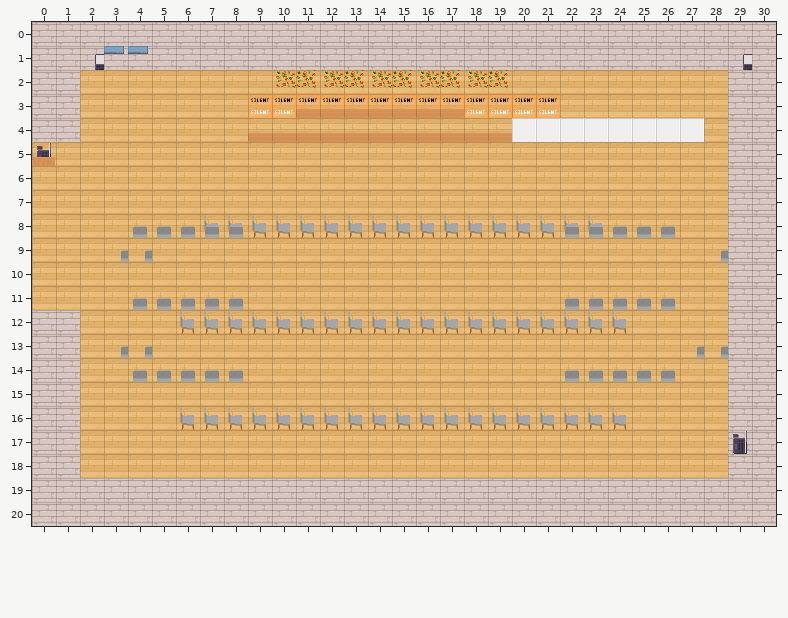
Tiled map (JSON): workadventure/maps/cinema.tmj. The picture above is the old version.
Cells are 32x32 px. Shown: x 0..30, y 0..20.
Now the later version:
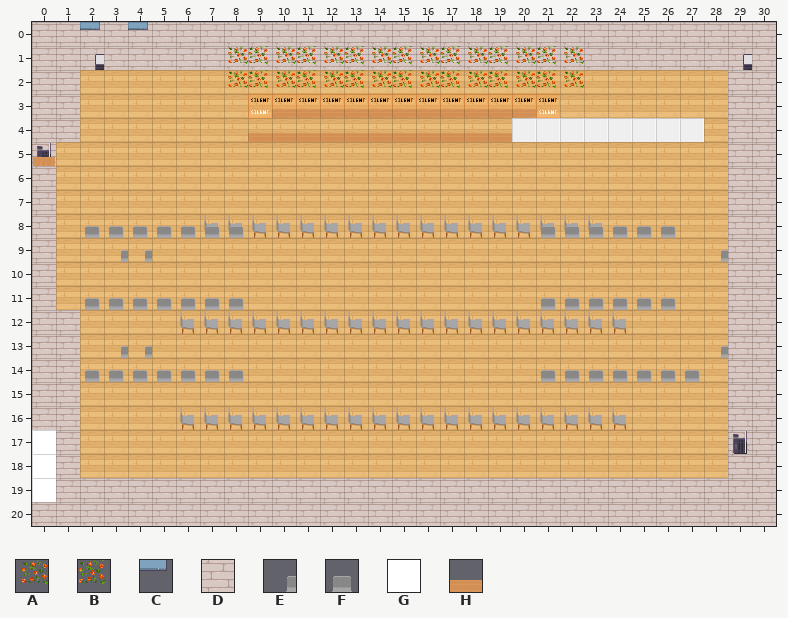
Key: from "WA_Exterior": A 558, B 559; from "WA_Miscellaneous": C 52; from "WA_Room_Builder": D 310; from "WA_Seats": E 121, F 125; from "WA_Special_Zones": G 0; from "WA_Tables": H 3.
_ is an empty cell.
Tiles of an added or newly shown layer are drawn over the layers below it.
Changes in this commit:
{"where": "layer \"walls/walls1\""}
{"y":5,"x":0,"old":"_","new":"D"}
{"y":6,"x":0,"old":"_","new":"D"}
{"y":7,"x":0,"old":"_","new":"D"}
{"y":8,"x":0,"old":"_","new":"D"}
{"y":9,"x":0,"old":"_","new":"D"}
{"y":10,"x":0,"old":"_","new":"D"}
{"y":11,"x":0,"old":"_","new":"D"}
{"where": "layer \"furniture/furniture1\""}
{"y":0,"x":2,"old":"_","new":"C"}
{"y":0,"x":4,"old":"_","new":"C"}
{"y":1,"x":3,"old":"CC","new":"__"}
{"y":8,"x":2,"old":"__","new":"FF"}
{"y":8,"x":21,"old":"_","new":"F"}
{"y":11,"x":2,"old":"__","new":"FF"}
{"y":11,"x":21,"old":"_","new":"F"}
{"y":13,"x":27,"old":"E","new":"_"}
{"y":14,"x":2,"old":"__","new":"FF"}
{"y":14,"x":21,"old":"_","new":"F"}
{"y":14,"x":27,"old":"_","new":"F"}
{"where": "layer \"above/above1\""}
{"y":1,"x":8,"old":"_______________","new":"ABABABABABABABA"}
{"y":2,"x":8,"old":"__","new":"AB"}
{"y":2,"x":20,"old":"___","new":"ABA"}
{"y":3,"x":10,"old":"_","new":"H"}
{"y":3,"x":18,"old":"___","new":"HHH"}
{"where": "layer \"exit-to-gaming-loft\" (added)"}
{"y":17,"x":0,"old":"_","new":"G"}
{"y":18,"x":0,"old":"_","new":"G"}
{"y":19,"x":0,"old":"_","new":"G"}
